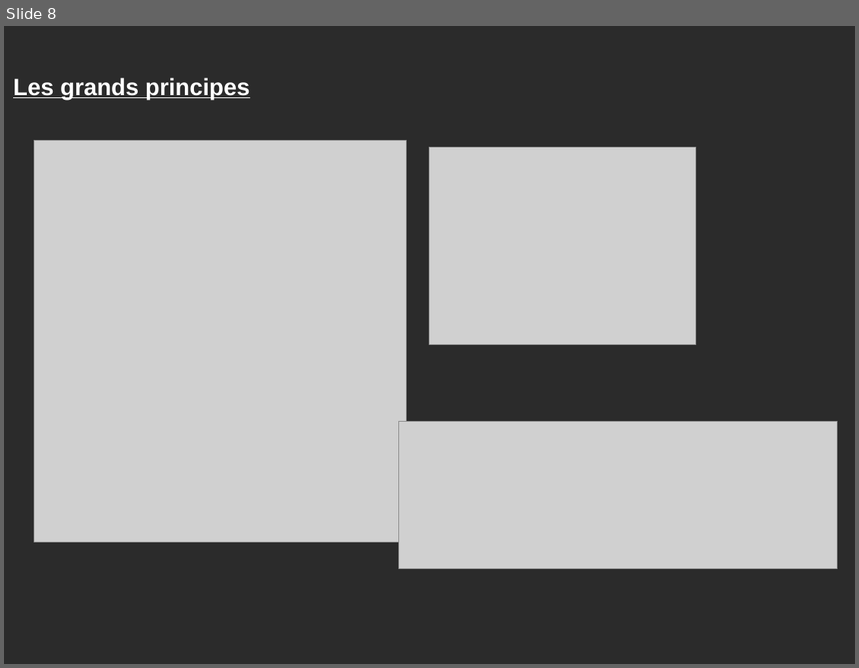
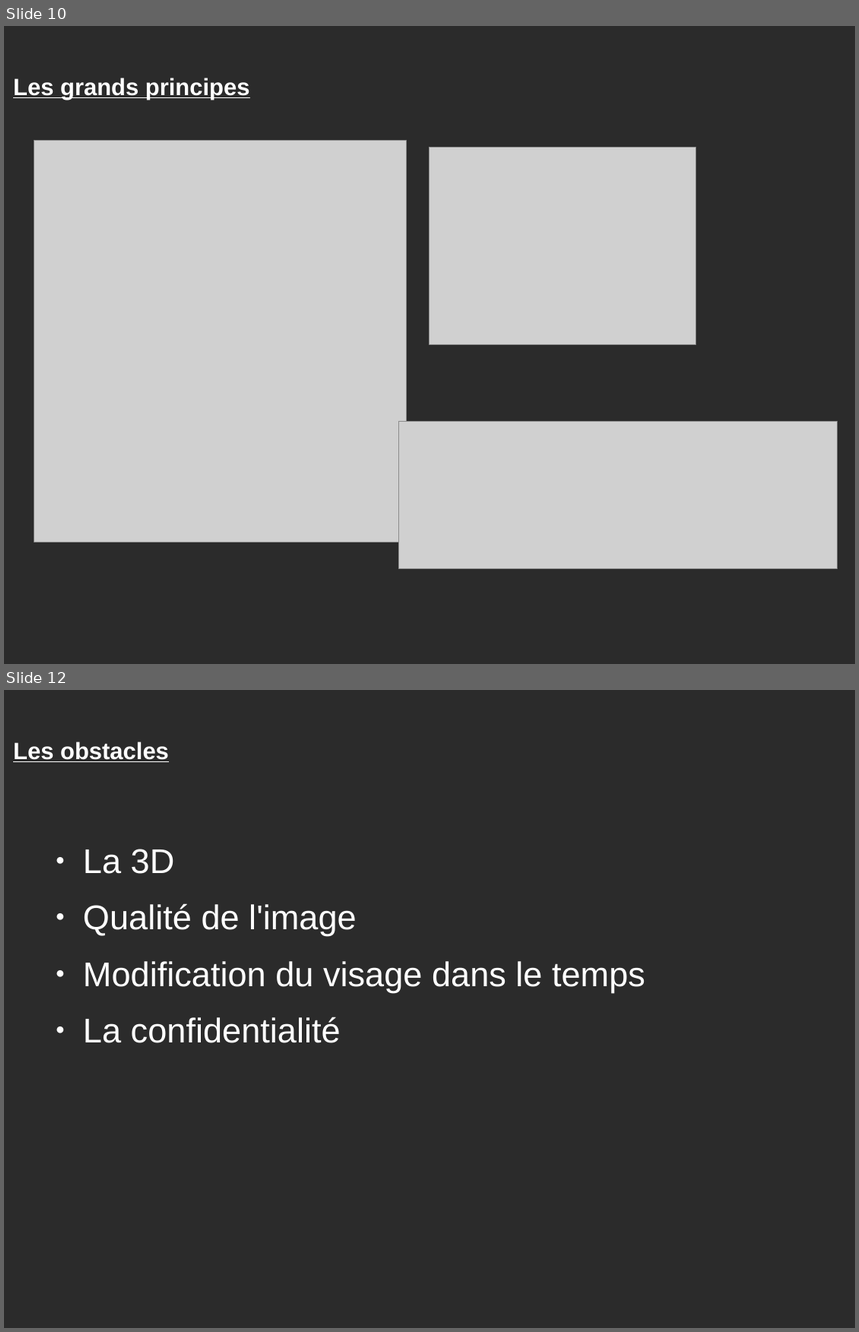
Before and after one commit to oplazzi/mandrin-facial-recognition, a slide deck: presentation/cerri.odp. Shown one above the other, each under a label of ours: slide 8 before the commit, slides 10 and 12 after it; the slides between them are not shown. The pictures are 859x668 and 859x1332 pixels, drawn with LibreOffice and Linux fonts; fonts in the diff are those of the drawing; grey boxes stand for pictures; background and template pictures are left out; a plain dark background stands for a picture behind light text. Boxes give left, top, right and bottom in pixels: in the first picture for what was removed or moved away, otherwise in the second. Text is boxed around its words. In the diff, an @@ line names an element or a change of style, - is before the commit and + after.

```diff
--- a/presentation/cerri.odp
+++ b/presentation/cerri.odp
@@ slide 12 added at bbox=[4, 690, 855, 1328], background picture (left out) @@
@@ text added at bbox=[13, 742, 169, 762], 22 pt, text #FFFFFF, bold, underline @@
+Les obstacles
@@ text added at bbox=[83, 849, 645, 1043], 32 pt, text #FFFFFF @@
+● La 3D
+● Qualité de l'image
+● Modification du visage dans le temps
+● La confidentialité
@@ what was slide 8 is now slide 10 @@
```
Also in this commit, not shown: 5 other slides added.
